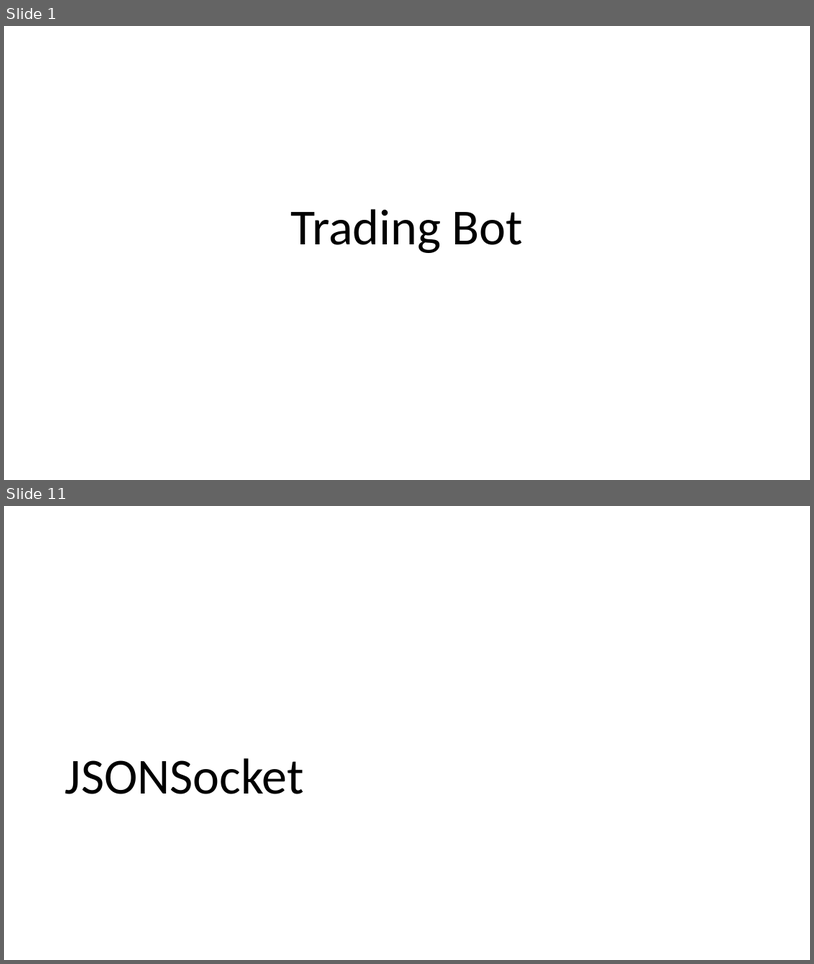
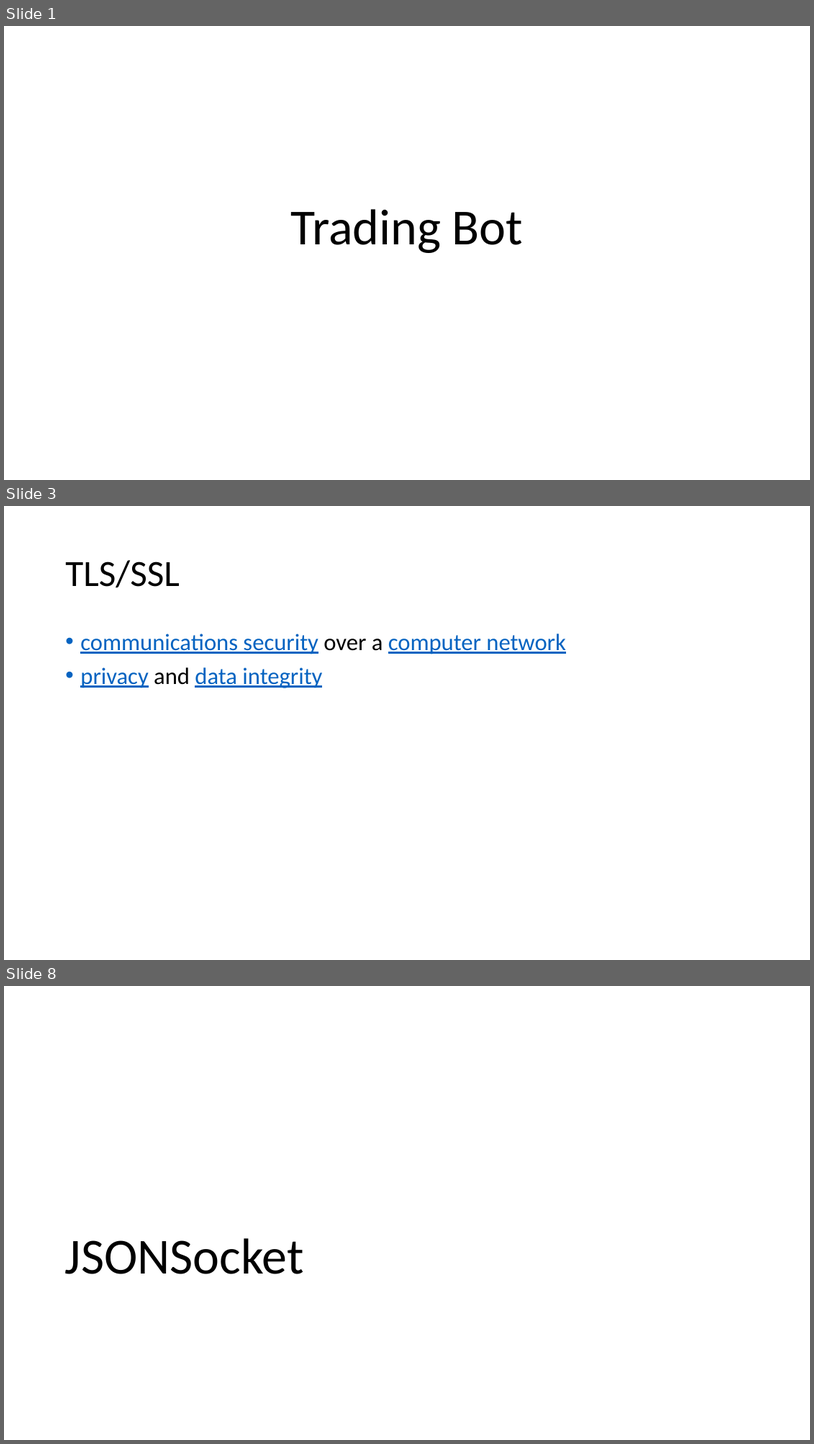
Before and after one commit to oskop123/Trading_Bot, a slide deck: presentation/JPWP.pptx. Shown one above the other, each under a label of ours: slides 1 and 11 before the commit, slides 1, 3 and 8 after it; the slides between them are not shown. The pictures are 814x964 and 814x1444 pixels, drawn with LibreOffice and Linux fonts; fonts in the diff are those of the drawing. Boxes give left, top, right and bottom in pixels: in the first picture for what was removed or moved away, otherwise in the second. Text is boxed around its words. In the diff, an @@ line names an element or a change of style, - is before the commit and + after.

```diff
--- a/presentation/JPWP.pptx
+++ b/presentation/JPWP.pptx
@@ slide 3 added at (x1=4, y1=506, x2=810, y2=960), background #FFFFFF @@
@@ title added at (x1=65, y1=560, x2=180, y2=588), 44 pt, text #000000 @@
+TLS/SSL
@@ text added at (x1=80, y1=633, x2=566, y2=688), 28 pt, text #0563C1, underline @@
+• communications security over a computer network
+• privacy and data integrity
@@ what was slide 11 is now slide 8 @@
```
Also in this commit, not shown: 3 slides changed, 11 other slides added, 18 slides removed.
